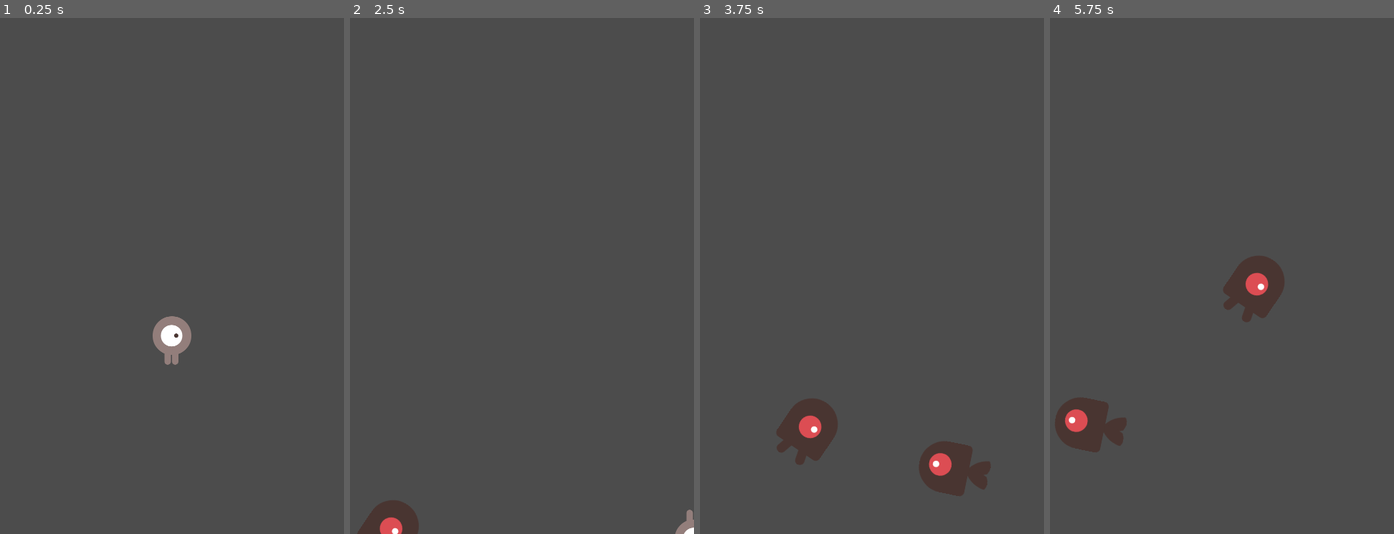
Above: before the commit, frames 1-4 (left to right).
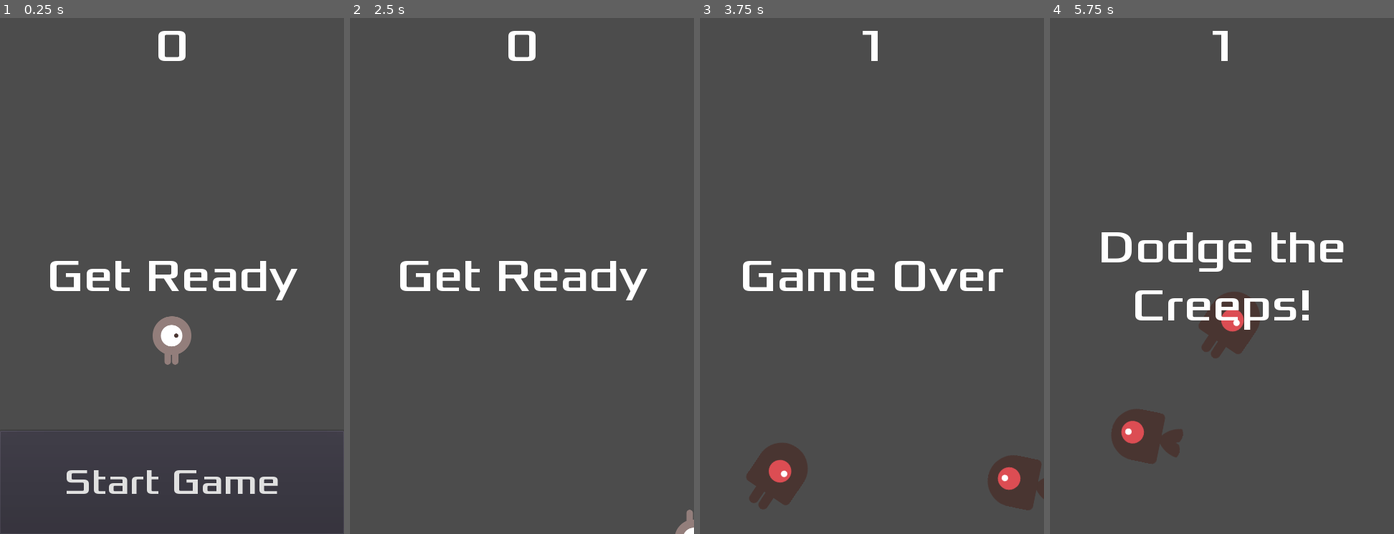
Above: after the commit, the same moments.

Repository: Taektiek/monsterrun
Game: Godot game, scene res://Main.tscn
Same seed, same stepped clock (60 frames per second), same inputs: the game is played once before the commit and once after it.
Inputs (mouse positions are in pixels of both pictures, inside the frame that each line leads up to):
- Up to frame 1 (0.25 s): no input
- Up to frame 2 (2.5 s): click (522, 482) at 0.5 s, where only the run after the commit has a clickable "Start Game"; tap Enter at 1.25 s; hold Right (ui_right) 1.28-2.03 s; hold Down (ui_down) from 2.03 s (still down)
- Up to frame 3 (3.75 s): release Down (ui_down) at 2.78 s; hold Right (ui_right) 2.78-3.53 s; hold Up (ui_up) from 3.53 s (still down)
- Up to frame 4 (5.75 s): release Up (ui_up) at 4.28 s; hold Left (ui_left) from 4.28 s (still down)

The runs differ from the first frame. In frame 1, 3.2% of the frame differs, in the area x 5-95%, y 2-100%; in frame 2, 2.9%; in frame 3, 7.4%; in frame 4, 7.8%, in the area x 1-86%, y 2-87%.

Commit message:
Created HUD

Diff:
--- /dev/null
+++ b/HUD.gd
@@ -0,0 +1,29 @@
+extends CanvasLayer
+
+signal start_game
+
+func show_message(text):
+	$Message.text = text
+	$Message.show()
+	$MessageTimer.start()
+
+func show_game_over():
+	show_message("Game Over")
+	# Wait until the MessageTimer has counted down.
+	yield($MessageTimer, "timeout")
+
+	$Message.text = "Dodge the\nCreeps!"
+	$Message.show()
+	# Make a one-shot timer and wait for it to finish.
+	yield(get_tree().create_timer(1), "timeout")
+	$StartButton.show()
+
+func update_score(score):
+	$ScoreLabel.text = str(score)
+
+func _on_StartButton_pressed():
+	$StartButton.hide()
+	emit_signal("start_game")
+
+func _on_MessageTimer_timeout():
+	$Message.hide()
--- /dev/null
+++ b/HUD.tscn
@@ -0,0 +1,66 @@
+[gd_scene load_steps=6 format=2]
+
+[ext_resource path="res://HUD.gd" type="Script" id=1]
+[ext_resource path="res://dodge_assets/fonts/Xolonium-Regular.ttf" type="DynamicFontData" id=2]
+
+[sub_resource type="DynamicFont" id=1]
+size = 64
+font_data = ExtResource( 2 )
+
+[sub_resource type="DynamicFont" id=2]
+size = 64
+font_data = ExtResource( 2 )
+
+[sub_resource type="DynamicFont" id=3]
+size = 50
+font_data = ExtResource( 2 )
+
+[node name="HUD" type="CanvasLayer"]
+script = ExtResource( 1 )
+
+[node name="ScoreLabel" type="Label" parent="."]
+anchor_left = 0.5
+anchor_right = 0.5
+margin_left = -131.0
+margin_right = 131.0
+margin_bottom = 78.0
+custom_fonts/font = SubResource( 1 )
+text = "64"
+align = 1
+__meta__ = {
+"_edit_use_anchors_": false
+}
+
+[node name="Message" type="Label" parent="."]
+anchor_left = 0.5
+anchor_top = 0.5
+anchor_right = 0.5
+anchor_bottom = 0.5
+margin_left = -240.0
+margin_top = -79.0
+margin_right = 241.0
+margin_bottom = 80.0
+custom_fonts/font = SubResource( 2 )
+text = "Dodge 'em"
+align = 1
+valign = 1
+__meta__ = {
+"_edit_use_anchors_": false
+}
+
+[node name="StartButton" type="Button" parent="."]
+anchor_top = 1.0
+anchor_right = 1.0
+anchor_bottom = 1.0
+margin_top = -144.0
+custom_fonts/font = SubResource( 3 )
+text = "Start Game"
+__meta__ = {
+"_edit_use_anchors_": false
+}
+
+[node name="MessageTimer" type="Timer" parent="."]
+wait_time = 2.0
+one_shot = true
+[connection signal="pressed" from="StartButton" to="." method="_on_StartButton_pressed"]
+[connection signal="timeout" from="MessageTimer" to="." method="_on_MessageTimer_timeout"]
--- a/Main.gd
+++ b/Main.gd
@@ -11,11 +11,15 @@
 func game_over():
 	$ScoreTimer.stop()
 	$MobTimer.stop()
+	$HUD.show_game_over()
+	get_tree().call_group("mobs", "queue_free")
 
 func new_game():
 	score = 0
 	$Player.start($StartPosition.position)
 	$StartTimer.start()
+	$HUD.update_score(score)
+	$HUD.show_message("Get Ready")
 
 
 func _on_MobTimer_timeout():
@@ -38,6 +42,7 @@
 
 func _on_ScoreTimer_timeout():
 	score += 1
+	$HUD.update_score(score)
 
 
 func _on_StartTimer_timeout():
--- a/Main.tscn
+++ b/Main.tscn
@@ -1,8 +1,9 @@
-[gd_scene load_steps=5 format=2]
+[gd_scene load_steps=6 format=2]
 
 [ext_resource path="res://Player.tscn" type="PackedScene" id=1]
 [ext_resource path="res://Main.gd" type="Script" id=2]
 [ext_resource path="res://Mob.tscn" type="PackedScene" id=3]
+[ext_resource path="res://HUD.tscn" type="PackedScene" id=4]
 
 [sub_resource type="Curve2D" id=1]
 _data = {
@@ -31,7 +32,10 @@
 curve = SubResource( 1 )
 
 [node name="MobSpawnLocation" type="PathFollow2D" parent="MobPath"]
+
+[node name="HUD" parent="." instance=ExtResource( 4 )]
 [connection signal="hit" from="Player" to="." method="game_over"]
 [connection signal="timeout" from="MobTimer" to="." method="_on_MobTimer_timeout"]
 [connection signal="timeout" from="ScoreTimer" to="." method="_on_ScoreTimer_timeout"]
 [connection signal="timeout" from="StartTimer" to="." method="_on_StartTimer_timeout"]
+[connection signal="start_game" from="HUD" to="." method="new_game"]
